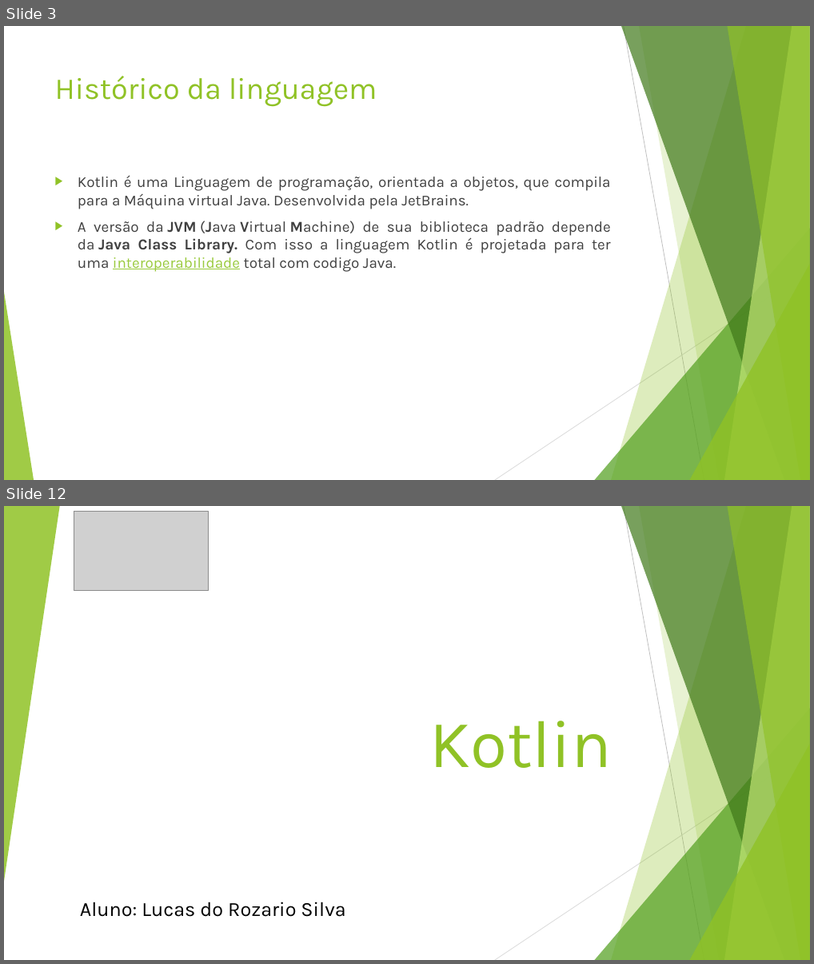
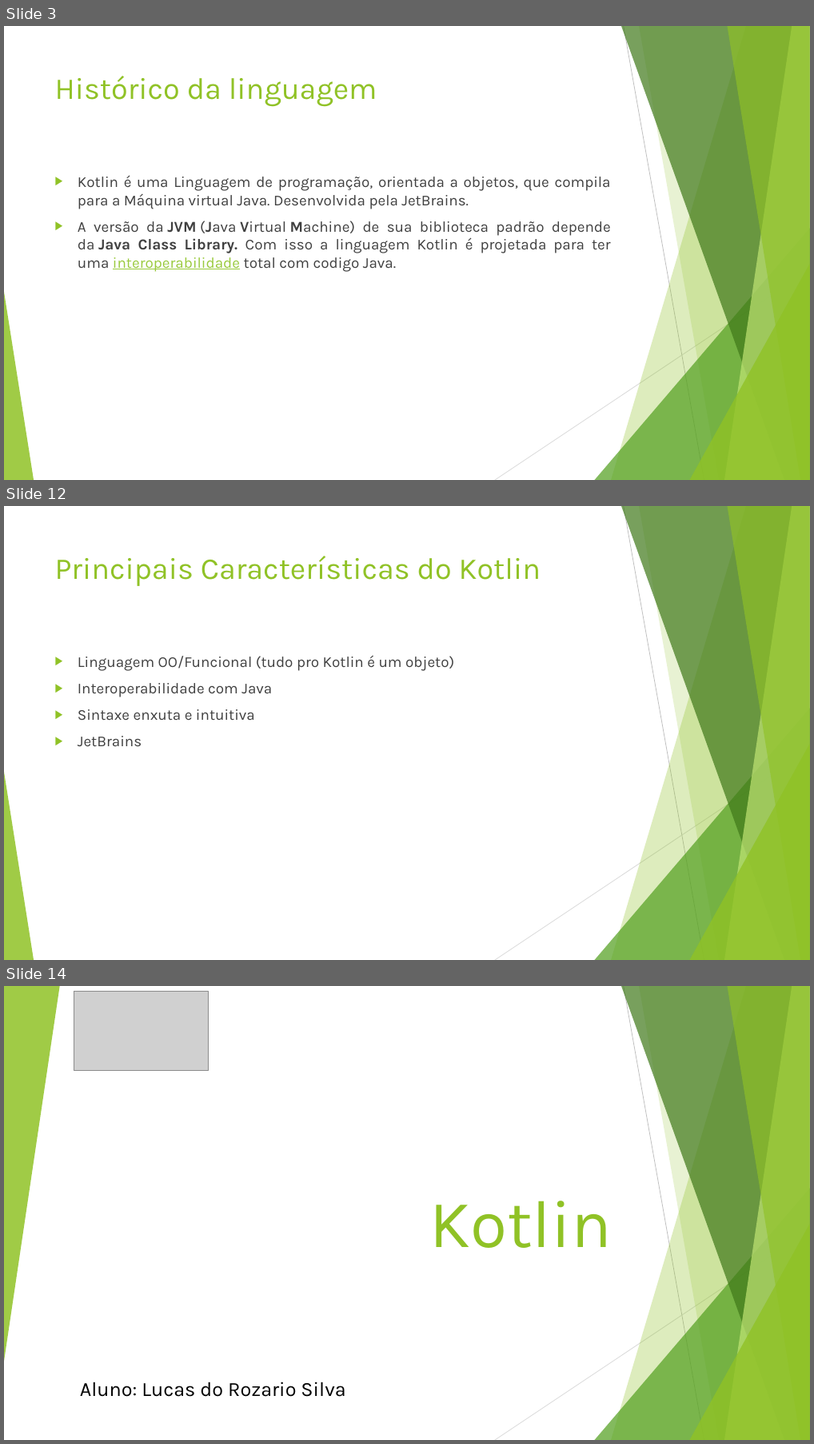
Before and after one commit to lucasrozario98/Kotlin, a slide deck: Kotlin.pptx. Shown one above the other, each under a label of ours: slides 3 and 12 before the commit, slides 3, 12 and 14 after it; the slides between them are not shown. The pictures are 814x964 and 814x1444 pixels, drawn with LibreOffice and Linux fonts; fonts in the diff are those of the drawing; grey boxes stand for pictures. Boxes give left, top, right and bottom in pixels: in the first picture for what was removed or moved away, otherwise in the second. Text is boxed around its words. In the diff, an @@ line names an element or a change of style, - is before the commit and + after.

```diff
--- a/Kotlin.pptx
+++ b/Kotlin.pptx
@@ slide 12 added at (x1=4, y1=506, x2=810, y2=960), background #FFFFFF; not listed: 10 template elements that a slide beside it also shows @@
@@ title added at (x1=55, y1=556, x2=541, y2=586), 36 pt, text #90C226 @@
+Principais Características do Kotlin
@@ text added at (x1=78, y1=656, x2=454, y2=746), 18 pt, text #404040 @@
+▶ Linguagem OO/Funcional (tudo pro Kotlin é um objeto)
+▶ Interoperabilidade com Java
+▶ Sintaxe enxuta e intuitiva
+▶ JetBrains
@@ what was slide 12 is now slide 14 @@
```
Also in this commit, not shown: 6 slides changed, 2 other slides added, 1 slide removed, 7 other files.
